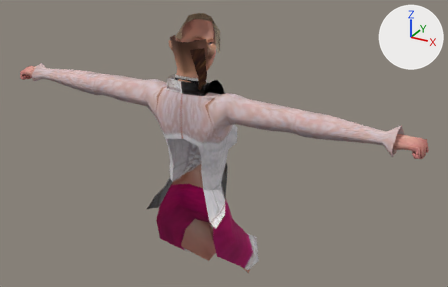
The glTF model site/public/outrun-2006-xbox/objects/passenger-skirt.glb as it was, and as the next commit left it.
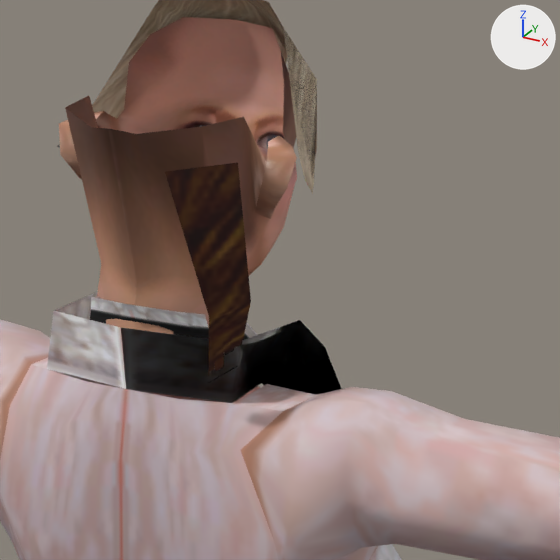
Each version is shown whole from a 50 mm lens placed at (1.06, -1.705, 2.112), pointed at (0.032, 0.164, 1.177), then close up on the part from 35% to 60% of the width and 5% to 44% of the height. Arrows for +X, +Y and +Z are at upper right; the lights stay in place. The last two pictures show the newer version. Where no turn or scale is listed for an object, it has been applied to the vertices. Vertices at exactly the same position are counted once.

The first close-up shows 'kao_jnt', 'mune_jnt', 'skin_10', 'skin_11', 'skin_14', 'skin_15', 'skin_16', 'skin_22', 'skin_7', 'ude_r_jnt' and 1 more.
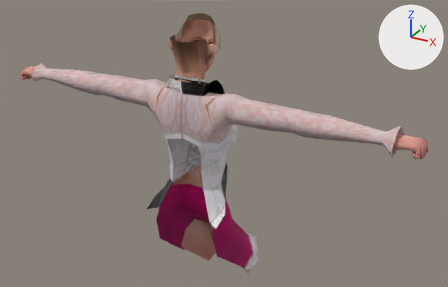
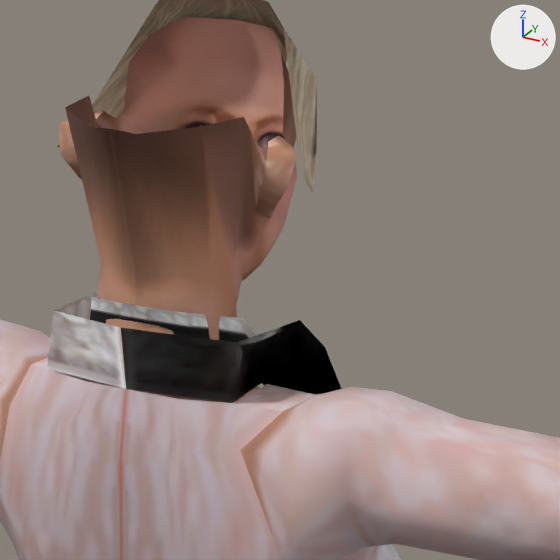
Location of each change, (x1, y1, x2, y2) in pixels of the close-ups (560 x 560 px):
'kao_jnt', reshaped
    before: (57, 0, 317, 383)
    after: (57, 0, 317, 304)
part 1 of me_kao_jnt, deleted (brown)
    before: (165, 163, 251, 383)
part 2 of me_kao_jnt, deleted
    before: (284, 32, 317, 178)

Patch to the scene script:
```diff
--- a/site/public/outrun-2006-xbox/objects/passenger-skirt.glb.py
+++ b/site/public/outrun-2006-xbox/objects/passenger-skirt.glb.py
@@ me_kao_jnt @@
 # used by ob_kao_jnt; location = (0.0, 0.0007, 1.4949)
-me_kao_jnt.from_pydata(...)  # 295 vertices, 484 faces; spans x -0.105..0.105, y -0.079..0.152, z -0.224..0.185
+me_kao_jnt.from_pydata(...)  # 279 vertices, 474 faces; spans x -0.105..0.105, y -0.076..0.135, z -0.017..0.185
+# me_kao_jnt part 1: the loose piece of 6 vertices spanning x 0.042..0.088, y -0.079..-0.037, z -0.041..0.1 is deleted
+# me_kao_jnt part 2: the loose piece of 6 vertices spanning x 0.035..0.079, y 0.027..0.103, z 0.068..0.166 is deleted
+# other edits to the shape of me_kao_jnt do not show in these pictures
 me_kao_jnt.materials.append(mat_material_7)
@@ me_kao_jnt @@
 me_kao_jnt.materials.append(mat_material_9)
-me_kao_jnt.materials.append(mat_material_10)
-me_kao_jnt.materials.append(mat_material_11)
-me_kao_jnt.materials.append(mat_material_12)
-me_kao_jnt.materials.append(mat_material_13)
-me_kao_jnt.materials.append(mat_material_14)
```
